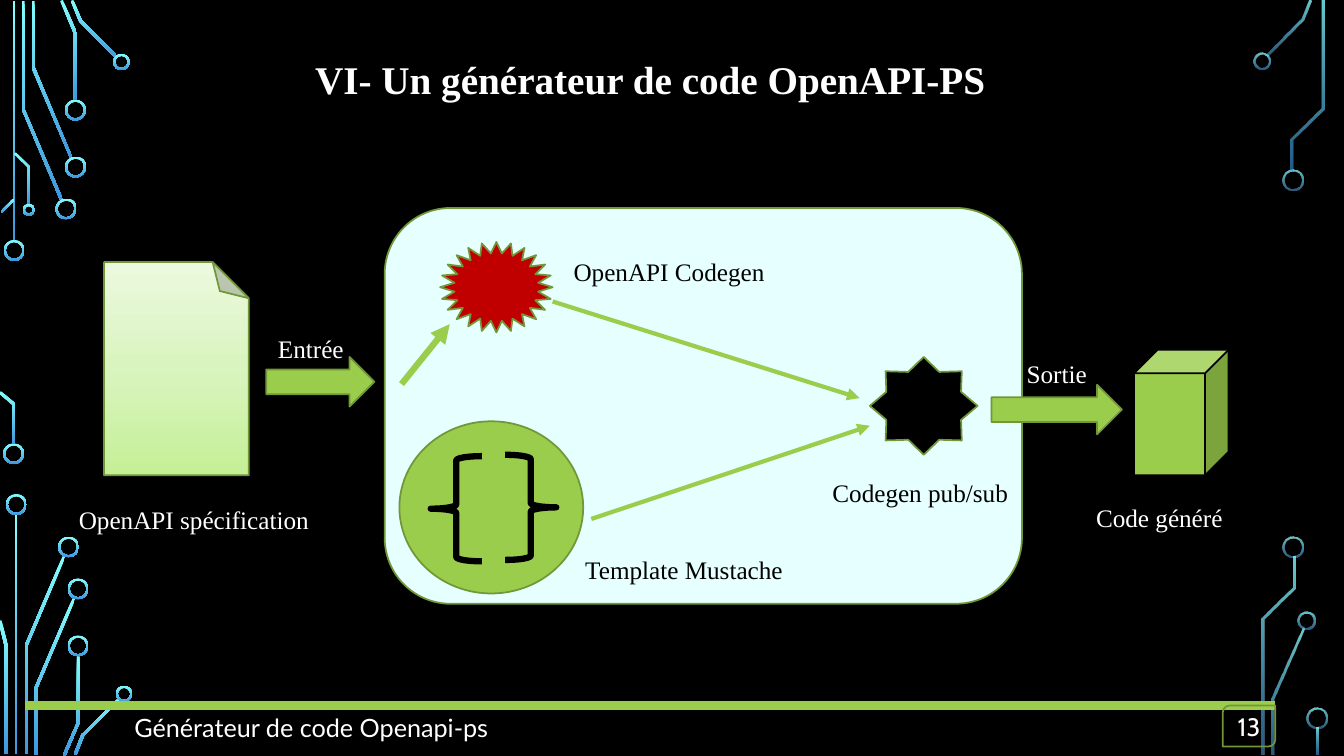
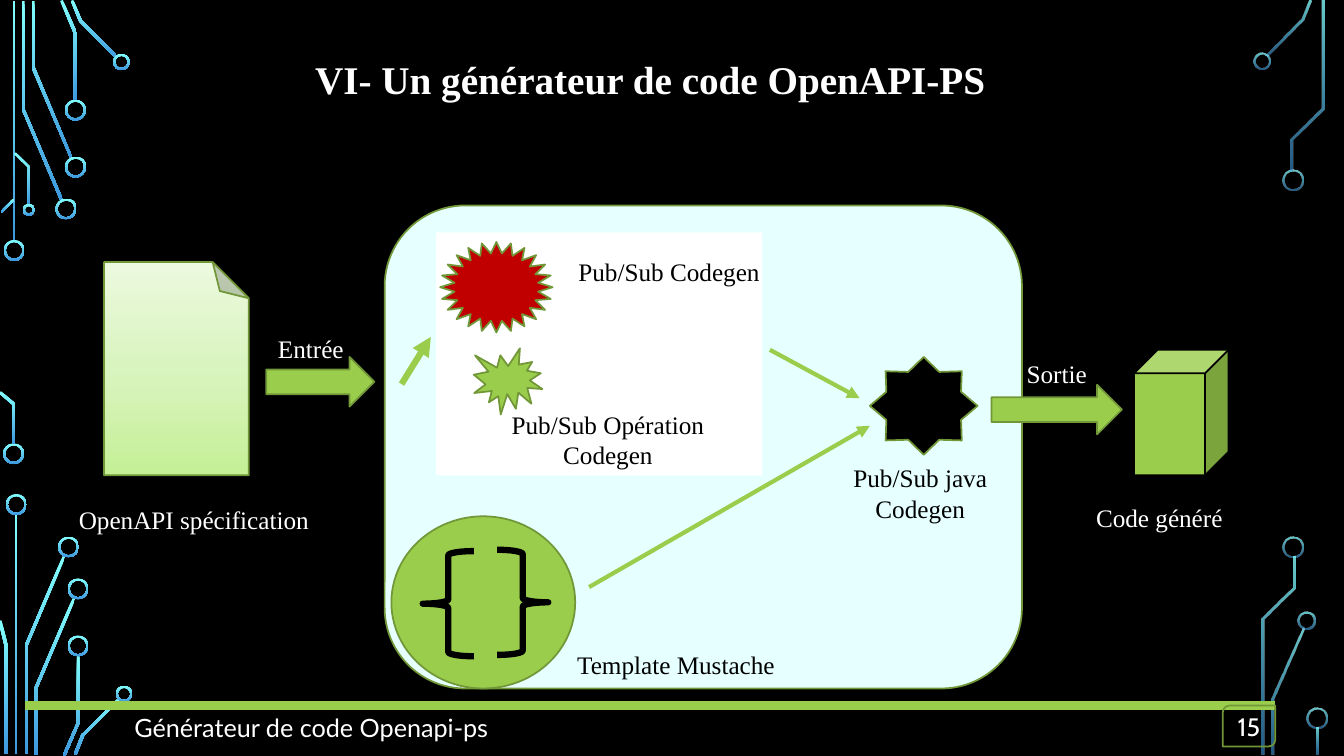
Before and after one commit to OA-Souleymane/MyGitHub-Files, a slide deck: slide 15 of Chapitres/mémoire/diapoMemoire.pptx (slide 13 before the commit). Drawn at 1344x756 pixels with LibreOffice and Linux fonts; fonts in the diff are those of the drawing; background and template pictures are left out. Boxes give left, top, right and bottom in pixels: in the first picture for what was removed or moved away, otherwise in the second. Text is boxed around its words. In the diff, an @@ line names an element or a change of style, - is before the commit and + after.

```diff
--- a/Chapitres/mémoire/diapoMemoire.pptx
+++ b/Chapitres/mémoire/diapoMemoire.pptx
@@ rounded rectangle: place and size @@
-rounded rectangle at (385, 208, 1022, 604)
+rounded rectangle at (385, 206, 1022, 689)
@@ rectangle added at (436, 233, 762, 476), fill #FFFFFF @@
@@ text at (578, 263, 760, 287): text changed @@
-OpenAPI Codegen
+Pub/Sub Codegen
@@ arrow moved from (401, 384) - (450, 325) to (401, 384) - (431, 337) @@
@@ irregular seal added at (474, 349, 542, 415), fill #9ACD4C, outline #729838 1.25 pt @@
@@ arrow moved from (553, 301) - (860, 398) to (770, 350) - (860, 398) @@
@@ text added at (512, 416, 704, 470), 18 pt, text #000000 @@
+Pub/Sub Opération Codegen
@@ arrow moved from (592, 519) - (870, 425) to (589, 587) - (870, 425) @@
@@ text at (853, 469, 987, 524): text changed @@
-Codegen pub/sub
+Pub/Sub java Codegen
@@ 1 text, 1 left brace, 1 ellipse, 1 right brace: place and size @@
-1 text, 1 left brace, 1 ellipse, 1 right brace at (399, 421, 783, 594)
+1 text, 1 left brace, 1 ellipse, 1 right brace at (391, 516, 775, 689)
@@ text in round diag rect at (1238, 718, 1261, 737): text changed @@
-13
+15
```
Also in this commit, not shown: 11 other slides changed, 2 slides added, 2 slides removed, 3 other files.
